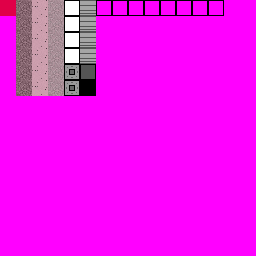
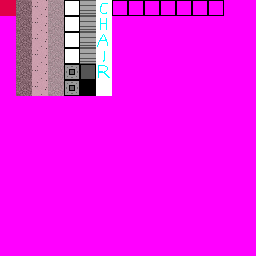
Layers edited between the first and the second (256, 256) image:
painted on "label" over [96, 0, 112, 96]
